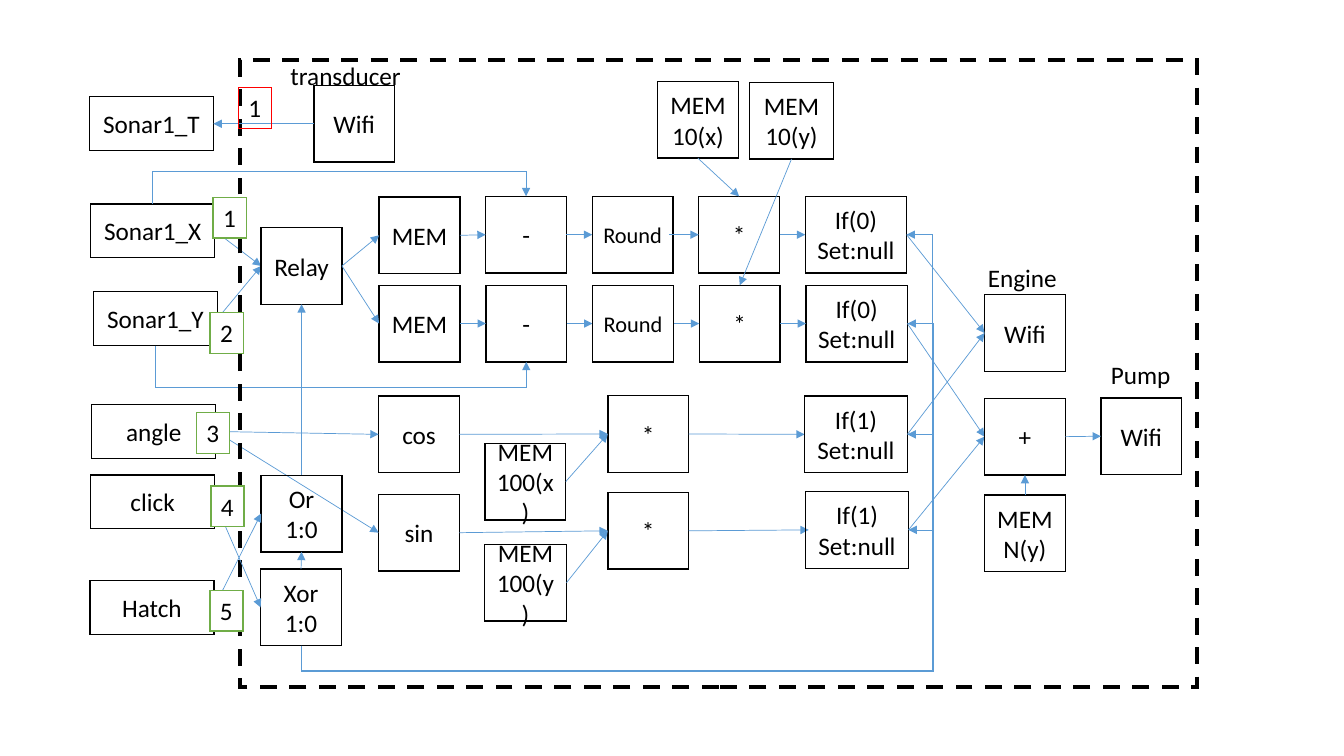
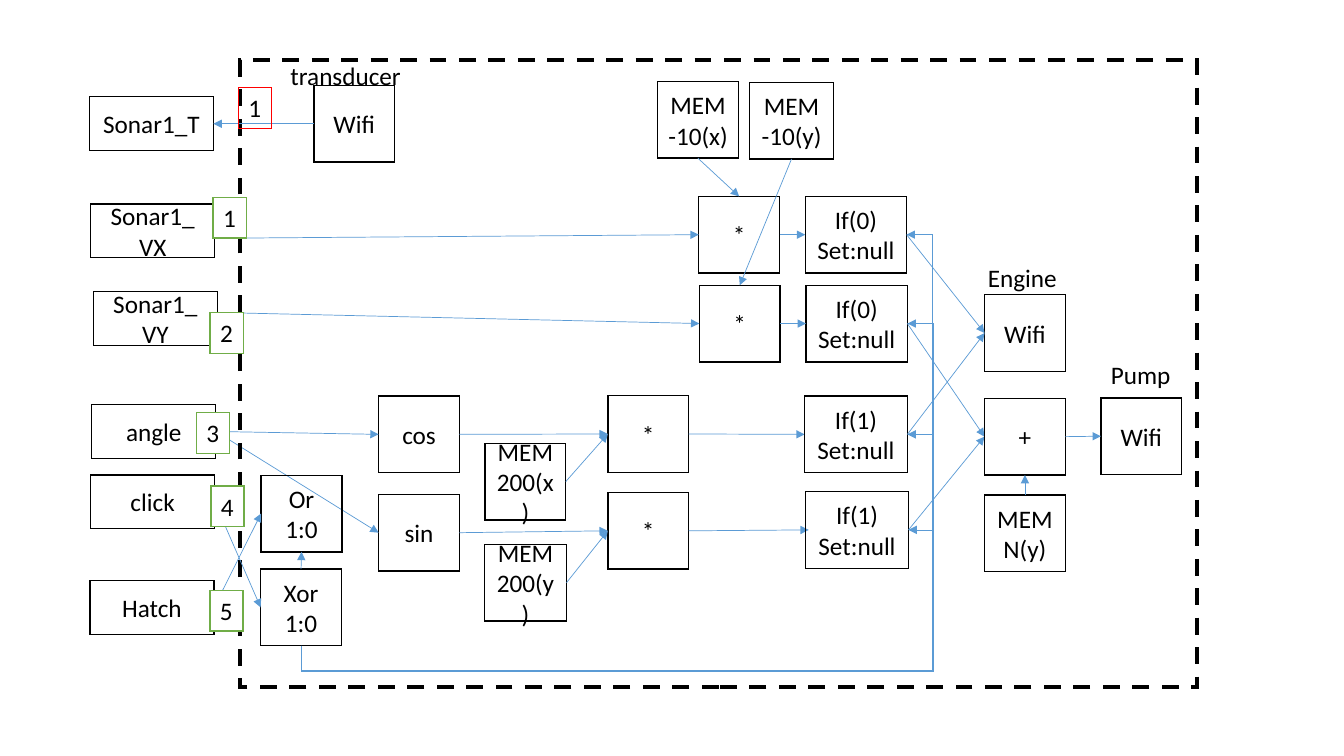
Before and after one commit to panhao4812/GameTools, a slide deck: slide 6 of BaroAngEditor/BaroAngEditor/mods/Lines.pptx. Drawn at 1344x756 pixels with LibreOffice and Linux fonts; fonts in the diff are those of the drawing. Boxes give left, top, right and bottom in pixels: in the first picture for what was removed or moved away, otherwise in the second. Text is boxed around its words. In the diff, an @@ line names an element or a change of style, - is before the commit and + after.

```diff
--- a/BaroAngEditor/BaroAngEditor/mods/Lines.pptx
+++ b/BaroAngEditor/BaroAngEditor/mods/Lines.pptx
@@ text in rectangle at box(668, 126, 727, 149): text changed @@
-10(x)
+-10(x)
@@ text in rectangle at box(762, 127, 822, 149): text changed @@
-10(y)
+-10(y)
@@ elbow arrow removed from (153, 204) to (526, 197) @@
@@ text in rectangle at box(111, 208, 195, 258): text changed @@
-Sonar1_X
+Sonar1_
+VX
@@ rectangle removed at box(379, 197, 460, 273) @@
-MEM
@@ rectangle removed at box(486, 197, 567, 273) @@
--
@@ rectangle removed at box(593, 197, 674, 273) @@
-Round
@@ arrow moved from (669, 235) - (699, 235) to (214, 238) - (699, 235) @@
@@ arrow removed from (215, 231) to (261, 266) @@
@@ rectangle removed at box(261, 228, 342, 304) @@
-Relay
@@ arrow removed from (342, 266) to (379, 235) @@
@@ arrow removed from (460, 235) to (486, 235) @@
@@ arrow removed from (567, 235) to (593, 235) @@
@@ arrow removed from (218, 319) to (261, 266) @@
@@ arrow removed from (342, 266) to (379, 324) @@
@@ text in rectangle at box(113, 296, 197, 346): text changed @@
-Sonar1_Y
+Sonar1_
+VY
@@ rectangle removed at box(379, 285, 460, 362) @@
-MEM
@@ rectangle removed at box(486, 285, 567, 362) @@
--
@@ rectangle removed at box(593, 285, 674, 362) @@
-Round
@@ arrow moved from (674, 324) - (700, 324) to (227, 313) - (700, 324) @@
@@ arrow removed from (301, 475) to (301, 304) @@
@@ arrow removed from (460, 324) to (486, 324) @@
@@ arrow removed from (567, 324) to (593, 324) @@
@@ elbow arrow removed from (155, 346) to (526, 362) @@
@@ text in rectangle at box(497, 472, 554, 495): text changed @@
-100(x)
+200(x)
@@ text in rectangle at box(497, 573, 554, 596): text changed @@
-100(y)
+200(y)
```
Also in this commit, not shown: 22 other files.
